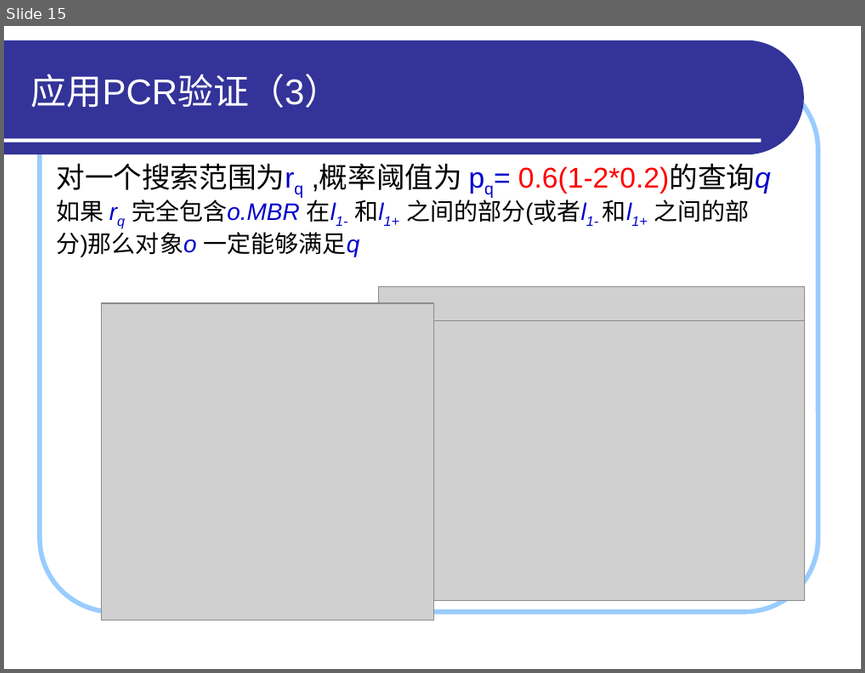
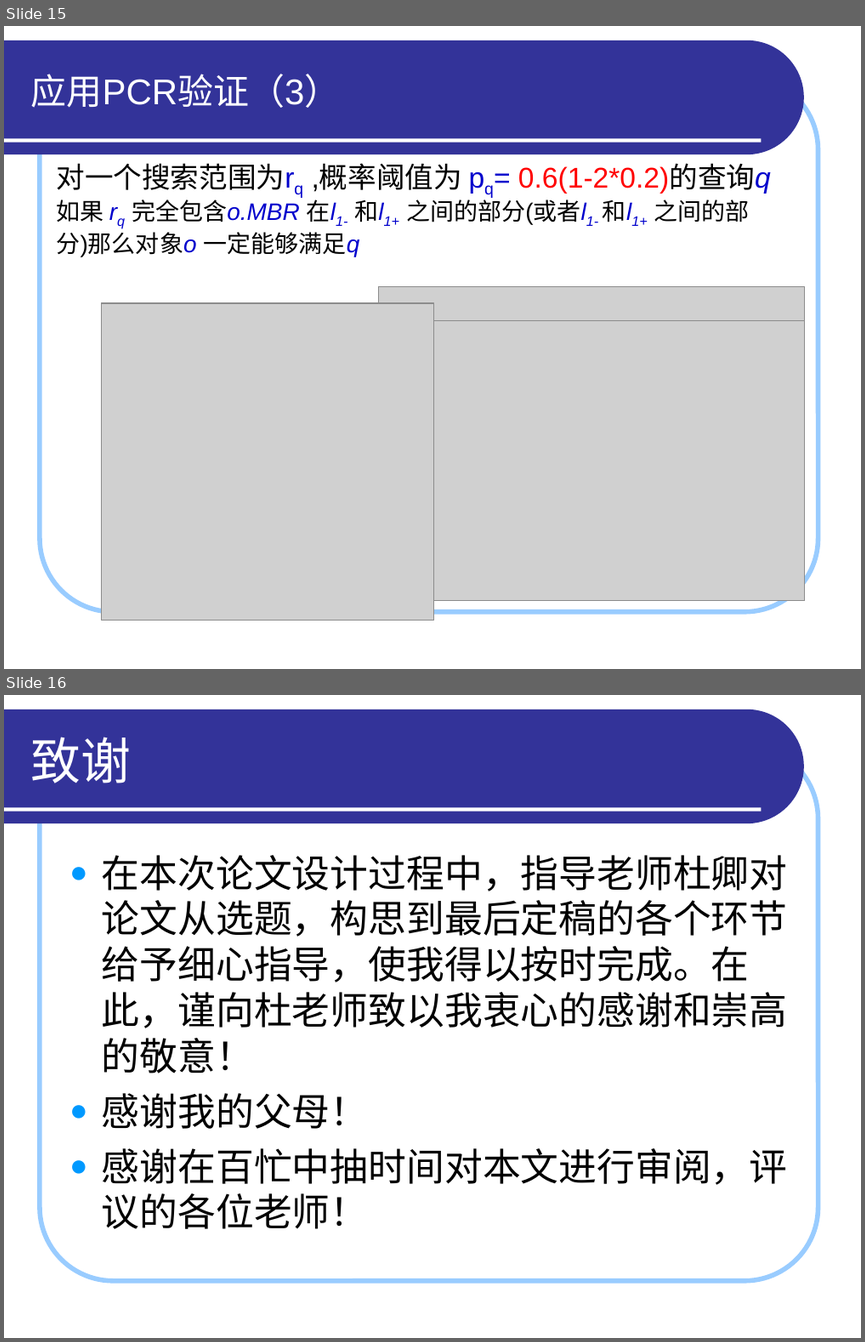
Before and after one commit to HiltonWei/wpstest, a slide deck: branches/区钺坚/读书报告/答辩演示_区钺坚.ppt. Shown one above the other, each under a label of ours: slide 15 before the commit, slides 15 and 16 after it. The pictures are 865x673 and 865x1342 pixels, drawn with LibreOffice and Linux fonts; fonts in the diff are those of the drawing; grey boxes stand for pictures. Boxes give left, top, right and bottom in pixels: in the first picture for what was removed or moved away, otherwise in the second. Text is boxed around its words. In the diff, an @@ line names an element or a change of style, - is before the commit and + after.

```diff
--- a/branches/区钺坚/读书报告/答辩演示_区钺坚.ppt
+++ b/branches/区钺坚/读书报告/答辩演示_区钺坚.ppt
@@ slide 16 added at bbox=[4, 695, 861, 1338], background #FFFFFF; not listed: 3 template elements that a slide beside it also shows @@
@@ title added at bbox=[31, 737, 132, 783], 42 pt, text #FFFFFF @@
+致谢
@@ text added at bbox=[102, 855, 788, 1229], 32 pt, text #000000 @@
+● 在本次论文设计过程中，指导老师杜卿对论文从选题，构思到最后定稿的各个环节给予细心指导，使我得以按时完成。在此，谨向杜老师致以我衷心的感谢和崇高的敬意！
+● 感谢我的父母！
+● 感谢在百忙中抽时间对本文进行审阅，评议的各位老师！
```
Also in this commit, not shown: 1 slide changed, 1 other slide added.
